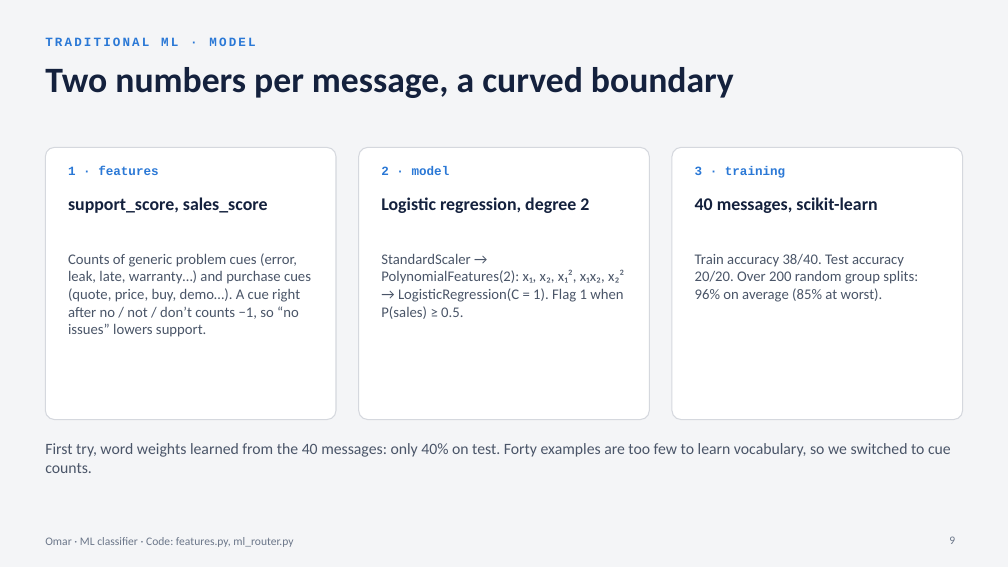
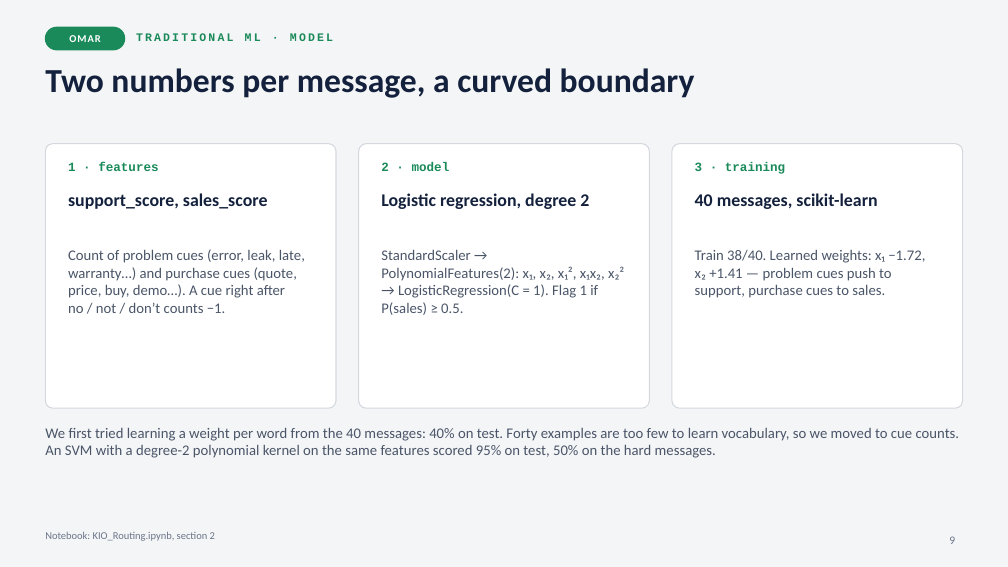
Before and after one commit to Ahmed-Aldmrdash/Ml-project01-agent-kio-routing, a slide deck: slide 9 of docs/ML_Project01_Agent_KIO_Routing.pptx. Drawn at 1008x567 pixels with LibreOffice and Linux fonts; fonts in the diff are those of the drawing. Boxes give left, top, right and bottom in pixels: in the first picture for what was removed or moved away, otherwise in the second. Text is boxed around its words. In the diff, an @@ line names an element or a change of style, - is before the commit and + after.

```diff
--- a/docs/ML_Project01_Agent_KIO_Routing.pptx
+++ b/docs/ML_Project01_Agent_KIO_Routing.pptx
@@ rounded rectangle added at (x1=45, y1=27, x2=125, y2=50), fill #1B8A5A, outline #1B8A5A 1 pt @@
@@ text "TRADITIONAL ML · MODEL" moved from (x1=45, y1=37, x2=255, y2=46) to (x1=136, y1=33, x2=333, y2=41) @@
@@ text "TRADITIONAL ML · MODEL" at (x1=136, y1=33, x2=333, y2=41): size 12 to 11 pt, text colour #2A78D6 to #1B8A5A; vertical alignment middle to top @@
@@ title "Two numbers per message, a ..." at (x1=45, y1=68, x2=695, y2=98): size 34 to 32 pt @@
@@ text added at (x1=69, y1=35, x2=101, y2=42), 10 pt, text #FFFFFF, bold @@
+OMAR
@@ rounded rectangle resized from (x1=45, y1=147, x2=336, y2=420) to (x1=45, y1=144, x2=336, y2=408) @@
@@ rounded rectangle resized from (x1=358, y1=147, x2=649, y2=420) to (x1=358, y1=144, x2=649, y2=408) @@
@@ proportions changed in 3 elements at (x1=45, y1=144, x2=336, y2=408), (x1=358, y1=144, x2=649, y2=408), (x1=672, y1=144, x2=963, y2=408) @@
@@ rounded rectangle resized from (x1=672, y1=147, x2=963, y2=420) to (x1=672, y1=144, x2=963, y2=408) @@
@@ text colour #2A78D6 to #1B8A5A in 3 elements at (x1=68, y1=162, x2=158, y2=171), (x1=381, y1=162, x2=450, y2=171), (x1=695, y1=162, x2=785, y2=174) @@
@@ 3 texts moved together from (x1=68, y1=197, x2=877, y2=213) to (x1=68, y1=193, x2=877, y2=209) @@
@@ text at (x1=68, y1=249, x2=305, y2=313): text changed @@
-Counts of generic problem cues (error, leak, late, warranty…) and purchase cues (quote, price, buy, demo…). A cue right after no / not / don’t counts −1, so “no issues” lowers support.
+Count of problem cues (error, leak, late, warranty…) and purchase cues (quote, price, buy, demo…). A cue right after no / not / don’t counts −1.
@@ text at (x1=381, y1=250, x2=624, y2=315): text changed @@
-StandardScaler → PolynomialFeatures(2): x₁, x₂, x₁², x₁x₂, x₂² → LogisticRegression(C = 1). Flag 1 when P(sales) ≥ 0.5.
+StandardScaler → PolynomialFeatures(2): x₁, x₂, x₁², x₁x₂, x₂² → LogisticRegression(C = 1). Flag 1 if P(sales) ≥ 0.5.
@@ text at (x1=695, y1=250, x2=925, y2=298): text changed @@
-Train accuracy 38/40. Test accuracy 20/20. Over 200 random group splits: 96% on average (85% at worst).
+Train 38/40. Learned weights: x₁ −1.72, x₂ +1.41 — problem cues push to support, purchase cues to sales.
@@ text at (x1=45, y1=428, x2=960, y2=458): text changed; size 15 to 14 pt @@
-First try, word weights learned from the 40 messages: only 40% on test. Forty examples are too few to learn vocabulary, so we switched to cue counts.
+We first tried learning a weight per word from the 40 messages: 40% on test. Forty examples are too few to learn vocabulary, so we moved to cue counts. An SVM with a degree-2 polynomial kernel on the same features scored 95% on test, 50% on the hard messages.
@@ text at (x1=45, y1=532, x2=215, y2=541): text changed; size 11 to 10 pt @@
-Omar · ML classifier · Code: features.py, ml_router.py
+Notebook: KIO_Routing.ipynb, section 2
@@ text "Notebook: KIO_Routing.ipynb, section 2" at (x1=45, y1=532, x2=215, y2=541): vertical alignment middle to top @@
```
Also in this commit, not shown: 9 other slides changed, 4 slides added, 3 slides removed, 13 other files.
